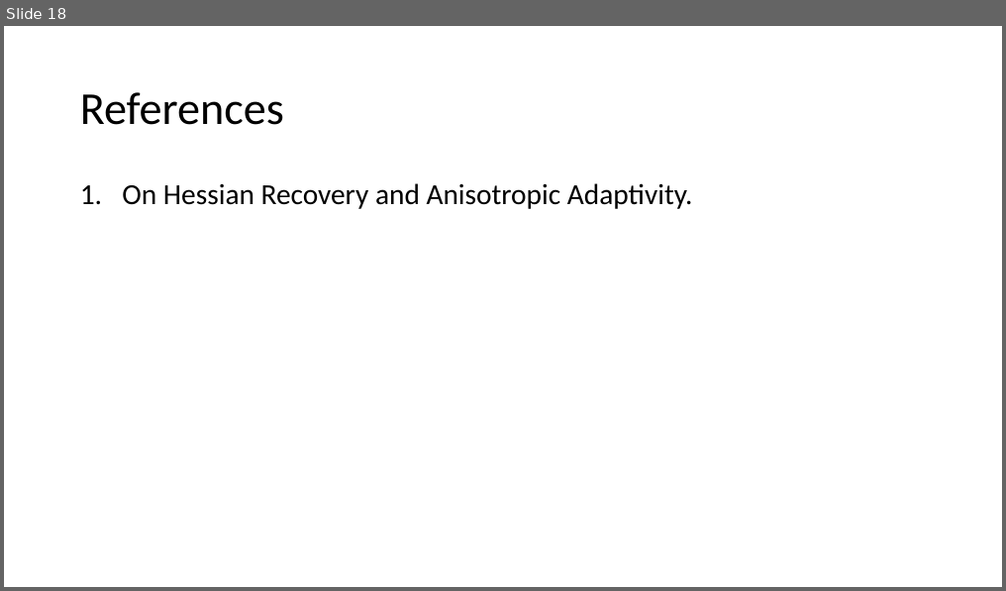
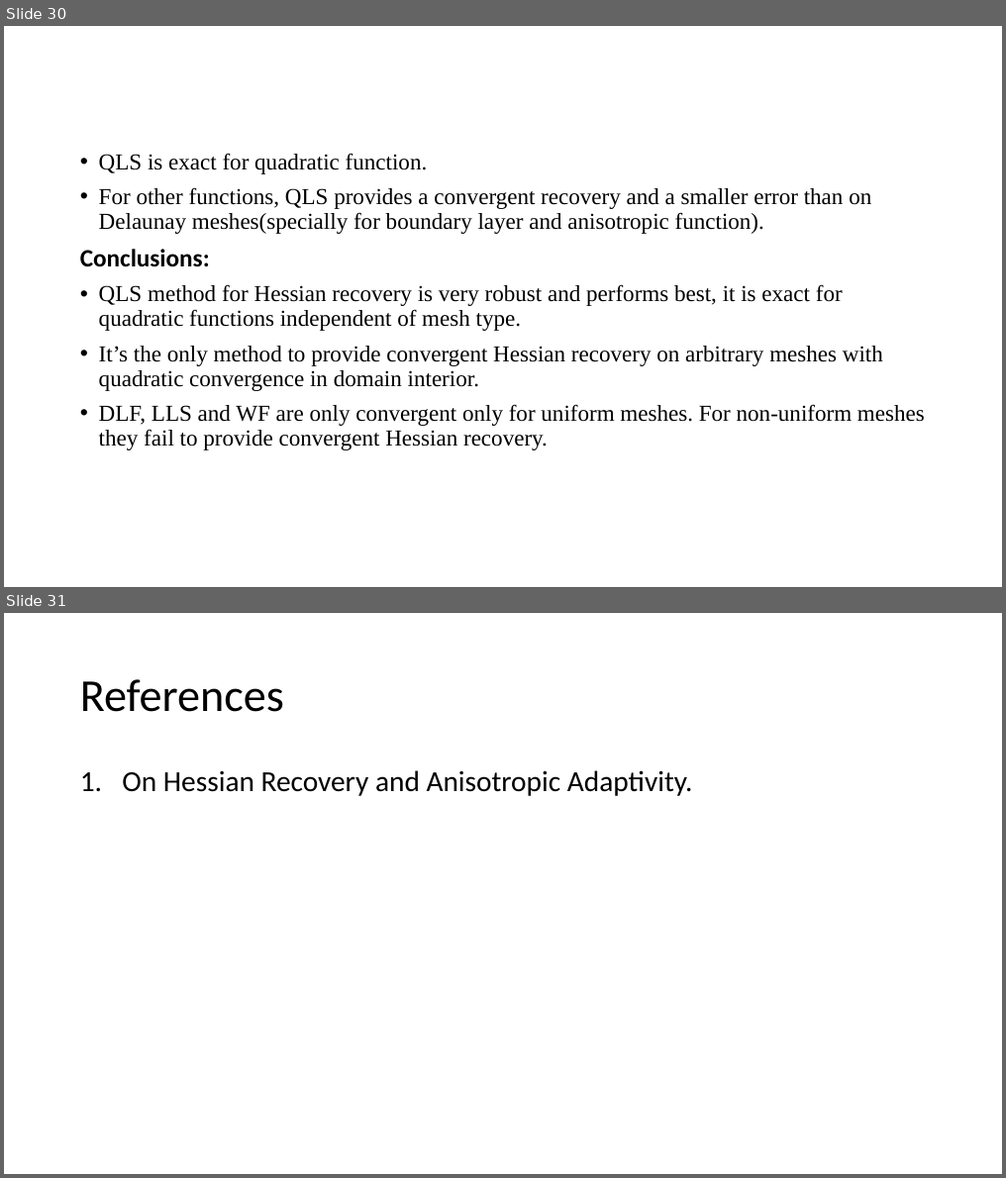
Before and after one commit to lohith921/amr, a slide deck: HBA.pptx. Shown one above the other, each under a label of ours: slide 18 before the commit, slides 30 and 31 after it. The pictures are 1006x591 and 1006x1178 pixels, drawn with LibreOffice and Linux fonts; fonts in the diff are those of the drawing. Boxes give left, top, right and bottom in pixels: in the first picture for what was removed or moved away, otherwise in the second. Text is boxed around its words. In the diff, an @@ line names an element or a change of style, - is before the commit and + after.

```diff
--- a/HBA.pptx
+++ b/HBA.pptx
@@ slide 30 added at [4, 26, 1002, 587], background #FFFFFF @@
@@ text added at [80, 153, 925, 451], 22 pt, text #000000 @@
+• QLS is exact for quadratic function.
+• For other functions, QLS provides a convergent recovery and a smaller error than on Delaunay meshes(specially for boundary layer and anisotropic function).
+Conclusions:
+• QLS method for Hessian recovery is very robust and performs best, it is exact for quadratic functions independent of mesh type.
+• It’s the only method to provide convergent Hessian recovery on arbitrary meshes with quadratic convergence in domain interior.
+• DLF, LLS and WF are only convergent only for uniform meshes. For non-uniform meshes they fail to provide convergent Hessian recovery.
@@ what was slide 18 is now slide 31 @@
```
Also in this commit, not shown: 3 slides changed, 13 other slides added, 1 slide removed.
